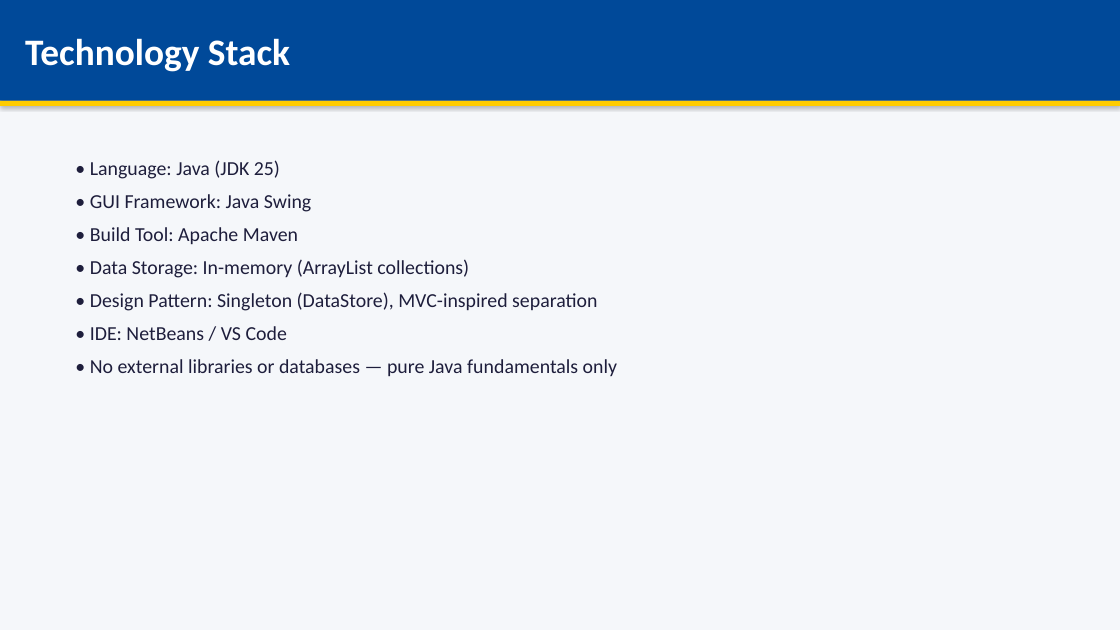
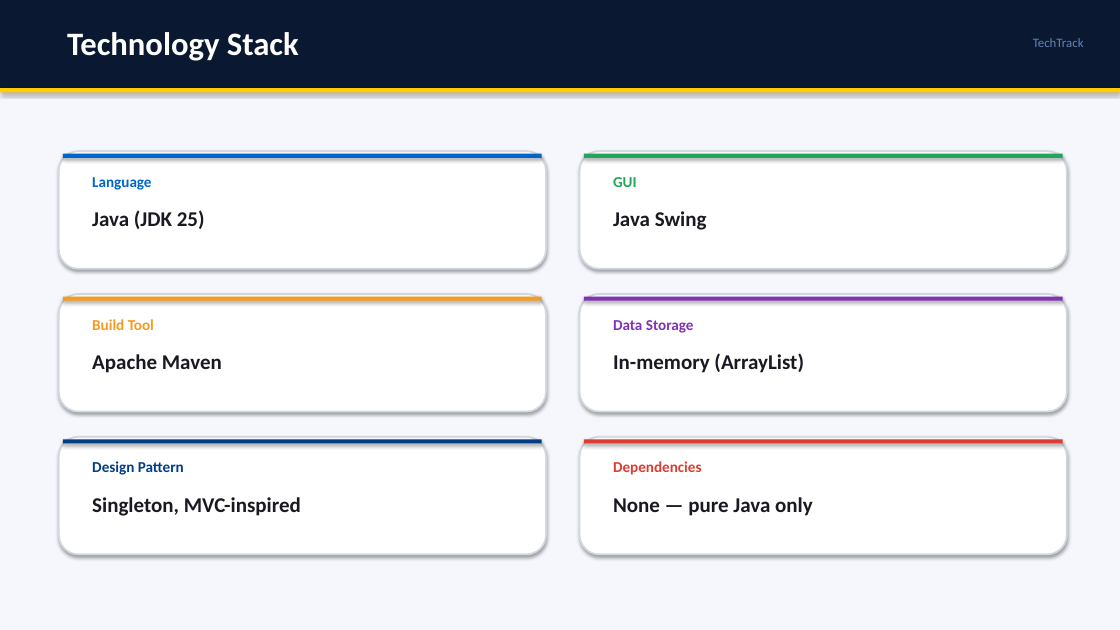
Before and after one commit to isanthetroller/TechTrack, a slide deck: slide 10 of TechTrack_Presentation.pptx (slide 9 before the commit). Drawn at 1120x630 pixels with LibreOffice and Linux fonts; fonts in the diff are those of the drawing. Boxes give left, top, right and bottom in pixels: in the first picture for what was removed or moved away, otherwise in the second. Text is boxed around its words. In the diff, an @@ line names an element or a change of style, - is before the commit and + after.

Commit message:
Redesign PPT with ERD, flowchart, and improved layout

```diff
--- a/TechTrack_Presentation.pptx
+++ b/TechTrack_Presentation.pptx
@@ background #F5F7FA to #F5F7FC @@
@@ rectangle added at box(0, 0, 1120, 88), fill #0A1931 @@
@@ text "Technology Stack": place and size @@
-text "Technology Stack" at box(0, 0, 1120, 101)
+text "Technology Stack" at box(67, 32, 299, 61)
@@ text "Technology Stack" at box(67, 32, 299, 61): size 32 to 28 pt; fill #004999 to none; shadow off @@
@@ text added at box(1033, 38, 1084, 47), 11 pt, text #6482B4 @@
+TechTrack
@@ rectangle: place and size @@
-rectangle at box(0, 101, 1120, 106)
+rectangle at box(0, 88, 1120, 92)
@@ rounded rectangle added at box(59, 151, 546, 269), fill #FFFFFF, outline #D2D7E1 1.5 pt @@
@@ rectangle added at box(63, 154, 542, 158), fill #0066CC @@
@@ text removed at box(90, 160, 617, 377) @@
-• Language: Java (JDK 25)
-• GUI Framework: Java Swing
-• Build Tool: Apache Maven
-• Data Storage: In-memory (ArrayList collections)
-• Design Pattern: Singleton (DataStore), MVC-inspired separation
-• IDE: NetBeans / VS Code
-• No external libraries or databases — pure Java fundamentals only
@@ text added at box(92, 177, 151, 190), 13 pt, text #0066CC, bold @@
+Language
@@ rounded rectangle added at box(580, 151, 1067, 269), fill #FFFFFF, outline #D2D7E1 1.5 pt @@
@@ rectangle added at box(584, 154, 1063, 158), fill #22A65A @@
@@ text added at box(613, 177, 637, 187), 13 pt, text #22A65A, bold @@
+GUI
@@ text added at box(92, 210, 205, 229), 18 pt, text #191923, bold @@
+Java (JDK 25)
@@ text added at box(613, 211, 707, 230), 18 pt, text #191923, bold @@
+Java Swing
@@ rounded rectangle added at box(59, 294, 546, 412), fill #FFFFFF, outline #D2D7E1 1.5 pt @@
@@ rectangle added at box(63, 297, 542, 301), fill #F59B1E @@
@@ rounded rectangle added at box(580, 294, 1067, 412), fill #FFFFFF, outline #D2D7E1 1.5 pt @@
@@ rectangle added at box(584, 297, 1063, 301), fill #8232B4 @@
@@ text added at box(92, 319, 154, 330), 13 pt, text #F59B1E, bold @@
+Build Tool
@@ text added at box(613, 320, 694, 333), 13 pt, text #8232B4, bold @@
+Data Storage
@@ text added at box(92, 354, 222, 373), 18 pt, text #191923, bold @@
+Apache Maven
@@ text added at box(613, 353, 804, 373), 18 pt, text #191923, bold @@
+In-memory (ArrayList)
@@ rounded rectangle added at box(59, 437, 546, 555), fill #FFFFFF, outline #D2D7E1 1.5 pt @@
@@ rectangle added at box(63, 439, 542, 444), fill #003F87 @@
@@ rounded rectangle added at box(580, 437, 1067, 555), fill #FFFFFF, outline #D2D7E1 1.5 pt @@
@@ rectangle added at box(584, 439, 1063, 444), fill #DC3C32 @@
@@ text added at box(92, 461, 184, 475), 13 pt, text #003F87, bold @@
+Design Pattern
@@ text added at box(613, 461, 702, 475), 13 pt, text #DC3C32, bold @@
+Dependencies
@@ text added at box(92, 497, 301, 516), 18 pt, text #191923, bold @@
+Singleton, MVC-inspired
@@ text added at box(613, 497, 813, 516), 18 pt, text #191923, bold @@
+None — pure Java only
```
Also in this commit, not shown: 6 other slides changed, 4 slides added, 3 slides removed, 1 other file.
